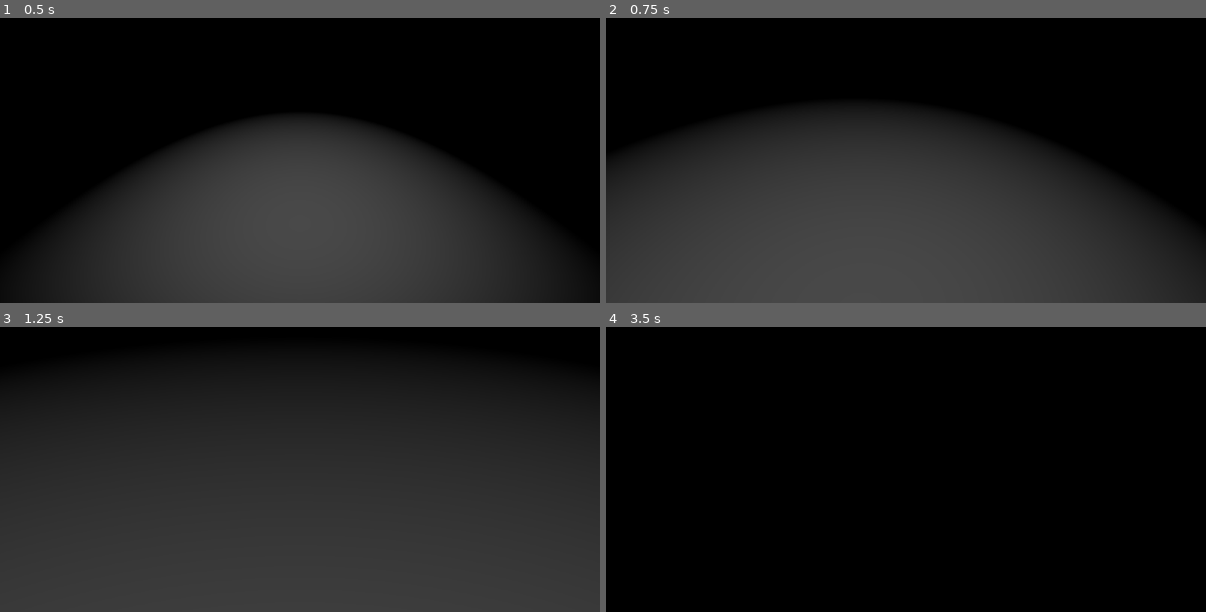
Above: before the commit, frames 1-4 (two rows, left to right).
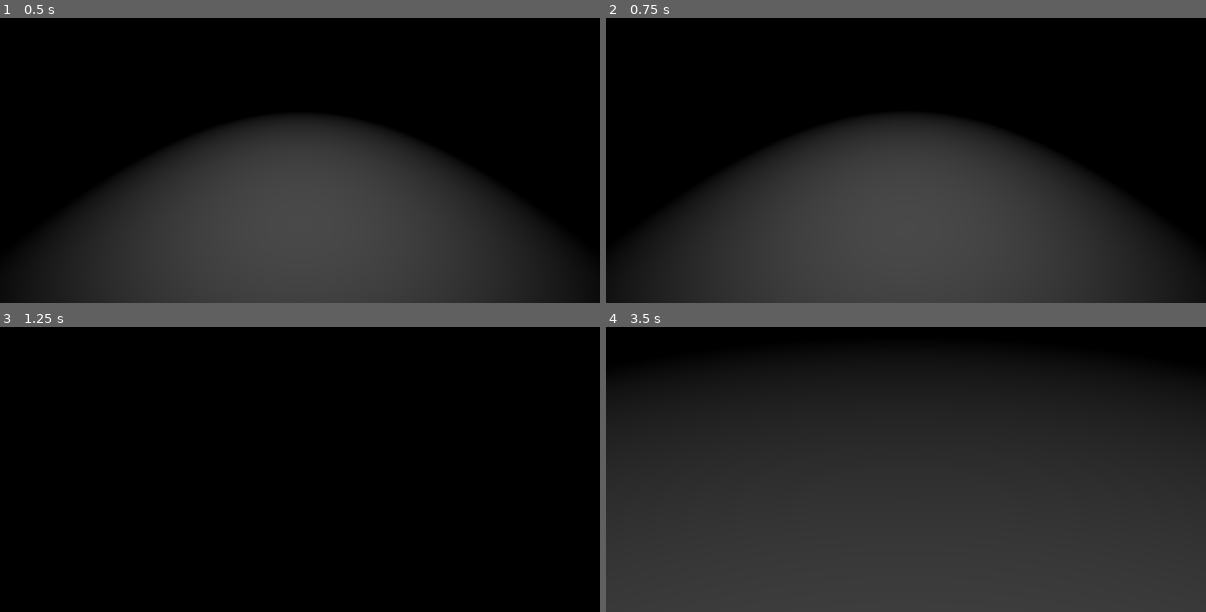
Above: after the commit, the same moments.

Repository: renanrocket/project-game-play
Game: Godot game, scene res://Cenas/Levels/Casa Interior.tscn
The game is run twice, just before and just after one commit, with the same random seed, the same clock (stepped at 60 frames per second) and the same inputs.
Inputs (mouse positions are in pixels of both pictures, inside the frame that each line leads up to):
- Up to frame 1 (0.5 s): no input
- Up to frame 2 (0.75 s): tap Enter at 0.5 s; move the mouse to (936, 126) at 0.52 s; hold W (Frente) from 0.53 s (still down); tap R (Reiniciar) at 0.6 s
- Up to frame 3 (1.25 s): keep holding W (Frente); tap Space (Pulo) at 0.77 s; tap ` (TravarMouse) at 0.8 s
- Up to frame 4 (3.5 s): keep holding W (Frente); move the mouse to (876, 438) at 1.27 s; tap ` (TravarMouse) at 1.35, 2.3, 2.85 s; tap Space (Pulo) at 1.52, 3.02 s; tap R (Reiniciar) at 1.55, 2.1, 3.05 s; move the mouse to (918, 429) at 2.02 s; move the mouse to (900, 443) at 2.77 s

Frame 1 is identical in both runs. In frame 2, 11% of the frame differs, in the area x 0-47%, y 32-100%; in frame 3, 79%, in the area x 0-100%, y 17-100%; in frame 4, 79%.

Commit message:
CorrigirRetorno

Diff:
--- a/ChupaCabra/Cenas/Jogador/Jogador.gd
+++ b/ChupaCabra/Cenas/Jogador/Jogador.gd
@@ -59,7 +59,7 @@
 		get_tree().quit()
 	if Input.is_action_just_pressed("TravarMouse"):
 		Input.set_mouse_mode(Input.MOUSE_MODE_VISIBLE)
-	if Input.is_action_just_pressed("TravarMouse"):
+	if Input.is_action_just_pressed("Reiniciar"):
 		get_tree().reload_current_scene()
 
 	direction = direction.normalized()
